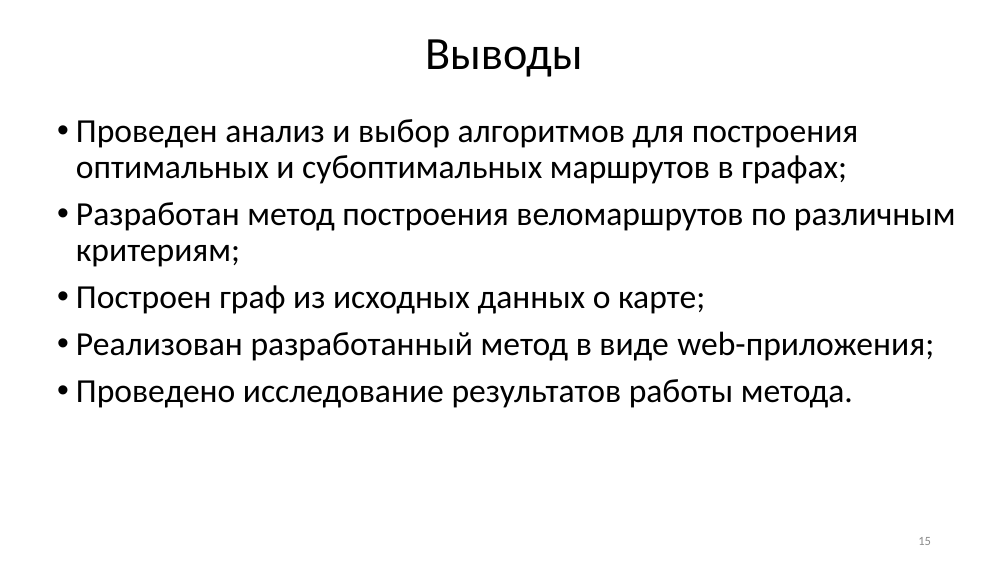
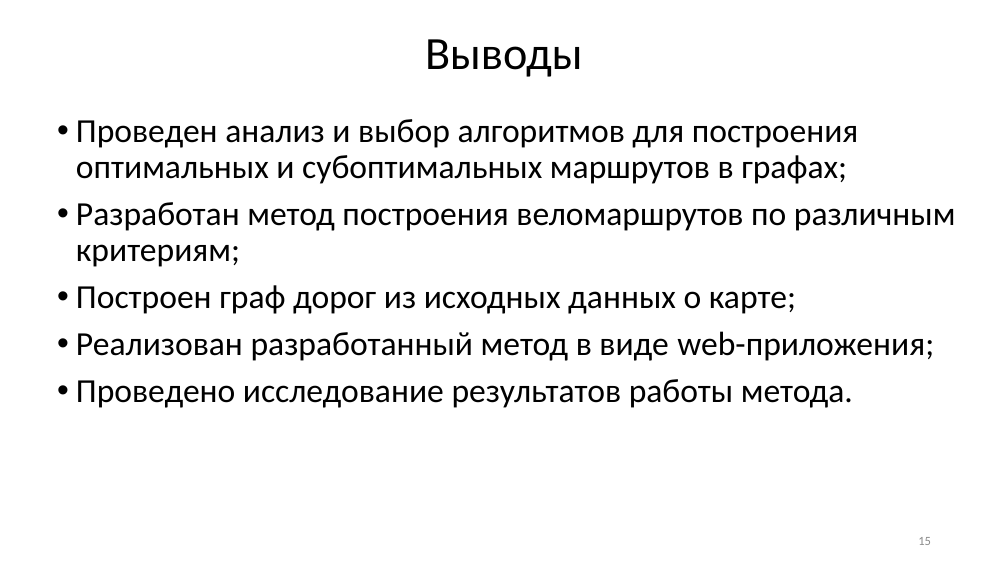
Before and after one commit to GorshkovNikita/Diploma, a slide deck: slide 15 of Documentation/Метод построения велосипедных маршрутов.pptx. Drawn at 1008x567 pixels with LibreOffice and Linux fonts; fonts in the diff are those of the drawing. Boxes give left, top, right and bottom in pixels: in the first picture for what was removed or moved away, otherwise in the second. Text is boxed around its words. In the diff, an @@ line names an element or a change of style, - is before the commit and + after.

```diff
--- a/Documentation/Метод построения велосипедных маршрутов.pptx
+++ b/Documentation/Метод построения велосипедных маршрутов.pptx
@@ text at box(76, 285, 796, 314): text changed @@
-• Построен граф из исходных данных о карте;
+• Построен граф дорог из исходных данных о карте;
```
Also in this commit, not shown: 6 other slides changed, 6 other files.
